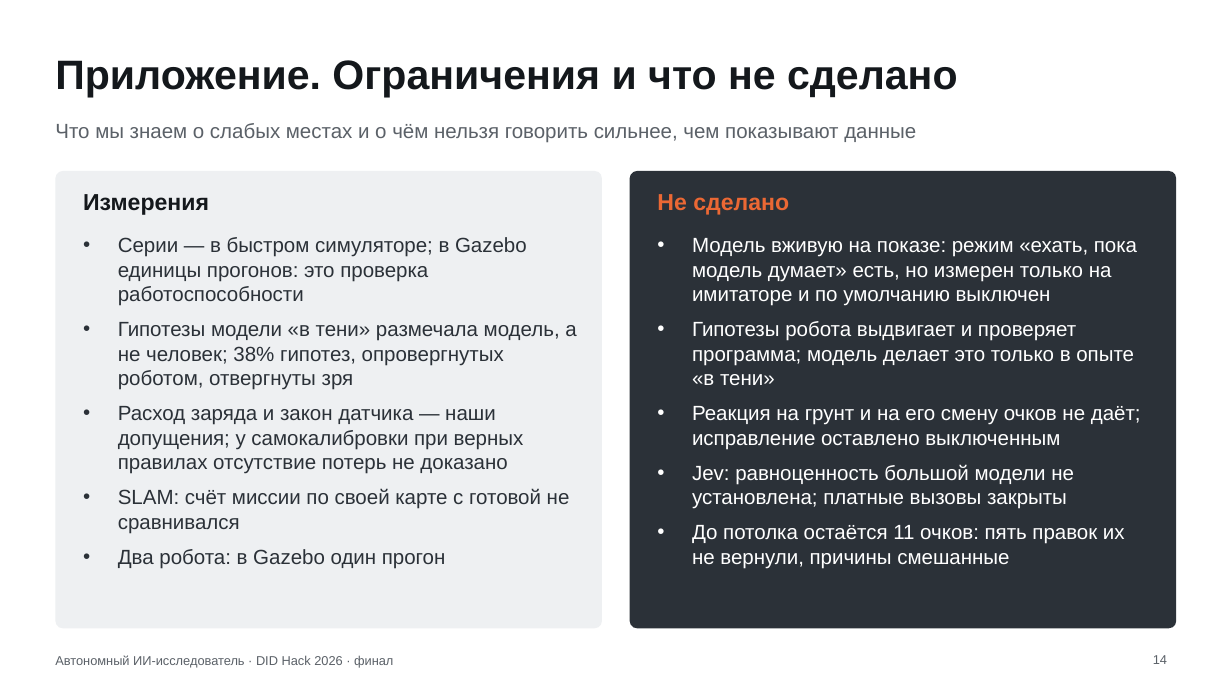
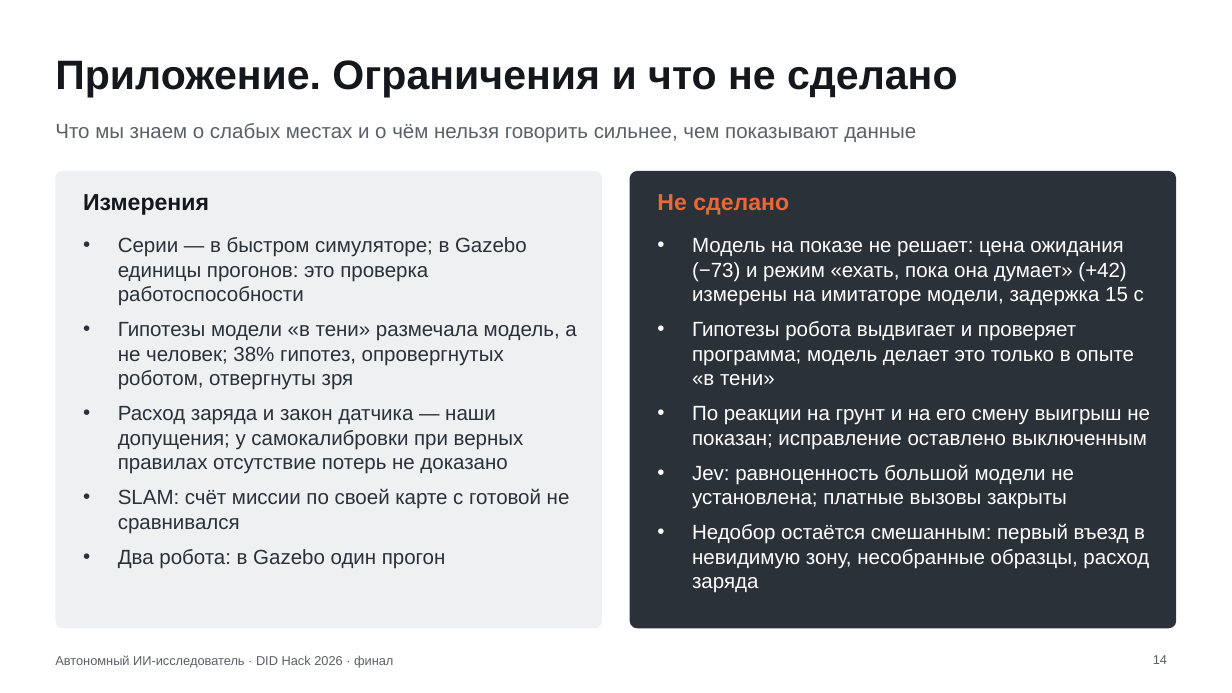
Before and after one commit to Mput13/did-hack, a slide deck: slide 14 of presentation/final.pptx. Drawn at 1232x693 pixels with LibreOffice and Linux fonts; fonts in the diff are those of the drawing. Boxes give left, top, right and bottom in pixels: in the first picture for what was removed or moved away, otherwise in the second. Text is boxed around its words. In the diff, an @@ line names an element or a change of style, - is before the commit and + after.

```diff
--- a/presentation/final.pptx
+++ b/presentation/final.pptx
@@ text at <box>692,238,1144,306</box>: text changed @@
-• Модель вживую на показе: режим «ехать, пока модель думает» есть, но измерен только на имитаторе и по умолчанию выключен
+• Модель на показе не решает: цена ожидания (−73) и режим «ехать, пока она думает» (+42) измерены на имитаторе модели, задержка 15 с
@@ text at <box>692,406,1150,450</box>: text changed @@
-• Реакция на грунт и на его смену очков не даёт; исправление оставлено выключенным
+• По реакции на грунт и на его смену выигрыш не показан; исправление оставлено выключенным
@@ text at <box>692,523,1149,593</box>: text changed @@
-• До потолка остаётся 11 очков: пять правок их не вернули, причины смешанные
+• Недобор остаётся смешанным: первый въезд в невидимую зону, несобранные образцы, расход заряда
```
Also in this commit, not shown: 9 other slides changed, 16 other files.
